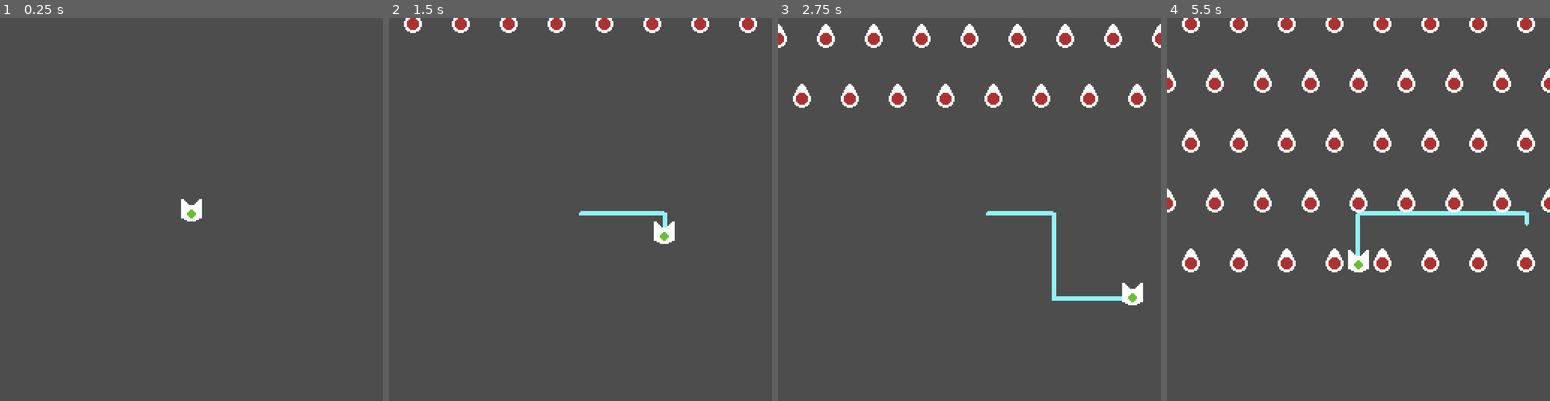
Above: before the commit, frames 1-4 (left to right).
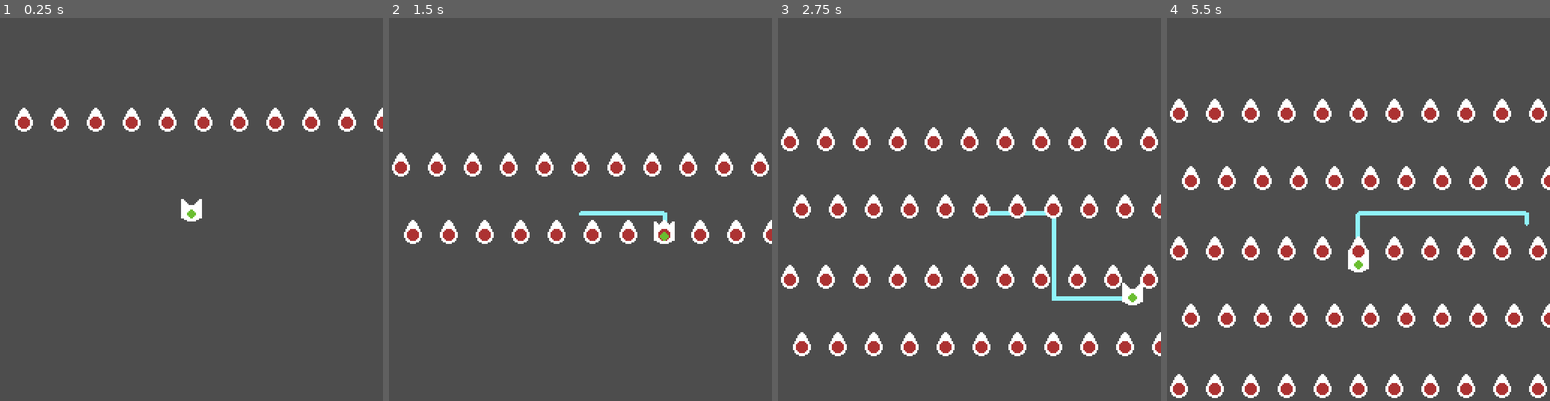
Above: after the commit, the same moments.

Repository: kennethbchen/Bullet-Wrangler-Game
Game: Godot game, scene res://Game.tscn
Same seed, same stepped clock (60 frames per second), same inputs: the game is played once before the commit and once after it.
Inputs (mouse positions are in pixels of both pictures, inside the frame that each line leads up to):
- Up to frame 1 (0.25 s): no input
- Up to frame 2 (1.5 s): move the mouse to (664, 190) at 0.52 s; hold D (Right) 0.53-1.28 s; hold Space (Attack) 0.53-1.28 s; move the mouse to (503, 228) at 1.27 s; hold S (Down) from 1.28 s (still down); tap Space (Attack) at 1.35 s
- Up to frame 3 (2.75 s): move the mouse to (1007, 125) at 2.02 s; release S (Down) at 2.03 s; hold D (Right) from 2.03 s (still down); hold Space (Attack) from 2.03 s (still down)
- Up to frame 4 (5.5 s): move the mouse to (1339, 286) at 2.77 s; release D (Right) at 2.78 s; release Space (Attack) at 2.78 s; hold W (Up) 2.78-3.53 s; tap Space (Attack) at 2.85, 4.35 s; move the mouse to (1473, 266) at 3.52 s; hold Space (Attack) 3.53-4.28 s; hold A (Left) 3.53-5.03 s; right-click (1473, 266) at 4.15 s; move the mouse to (1243, 152) at 4.27 s; move the mouse to (1377, 209) at 5.02 s; hold S (Down) from 5.03 s (still down); hold Space (Attack) from 5.03 s (still down)

The runs differ from the first frame. In frame 1, 2.1% of the frame differs, in the area x 3-100%, y 23-30%; in frame 2, 5.5%; in frame 3, 12%; in frame 4, 18%, in the area x 0-100%, y 0-100%.

Commit message:
Implemented better bullet pattern generator tool

Diff:
--- a/Game.tscn
+++ b/Game.tscn
@@ -10,9 +10,47 @@
 [ext_resource type="PackedScene" uid="uid://bbolx8a630ljg" path="res://Projectile.tscn" id="5_6w3up"]
 [ext_resource type="Script" path="res://Scripts/ProjectileGenerator.gd" id="6_ykelv"]
 [ext_resource type="PackedScene" uid="uid://dxsmy4ea4657t" path="res://LoopHitbox.tscn" id="7_rq6yi"]
+[ext_resource type="Script" path="res://Scripts/Resources/ProjectileGeneratorStep.gd" id="10_ysd5r"]
 
 [sub_resource type="CircleShape2D" id="CircleShape2D_njttx"]
 radius = 3.0
+
+[sub_resource type="Resource" id="Resource_quuhi"]
+script = ExtResource("10_ysd5r")
+skip = true
+spawn_position_parent_path = NodePath("Radial")
+projectile_scene = ExtResource("5_6w3up")
+position_offset = Vector2(0, 0)
+rotation_offset_degrees = -16.2
+spawn_delay = 0.0
+transition_delay = 0.04
+spawn_cycles = 1
+step_cycles = 96
+metadata/_editor_prop_ptr_spawn_position_parent = NodePath("SpawnPoints")
+
+[sub_resource type="Resource" id="Resource_w11ci"]
+script = ExtResource("10_ysd5r")
+skip = false
+spawn_position_parent_path = NodePath("Brick")
+projectile_scene = ExtResource("5_6w3up")
+position_offset = Vector2(8, 0)
+rotation_offset_degrees = 0.0
+spawn_delay = 0.0
+transition_delay = 0.75
+spawn_cycles = 1
+step_cycles = 1
+
+[sub_resource type="Resource" id="Resource_bjoa0"]
+script = ExtResource("10_ysd5r")
+skip = false
+spawn_position_parent_path = NodePath("Brick")
+projectile_scene = ExtResource("5_6w3up")
+position_offset = Vector2(-8, 0)
+rotation_offset_degrees = 0.0
+spawn_delay = 0.0
+transition_delay = 0.75
+spawn_cycles = 1
+step_cycles = 1
 
 [node name="Game" type="Node2D"]
 
@@ -57,57 +95,76 @@
 shape = SubResource("CircleShape2D_njttx")
 
 [node name="ProjectileGenerator" type="Node2D" parent="."]
-position = Vector2(128, -32)
+position = Vector2(128, 48)
 script = ExtResource("6_ykelv")
-projectile_scene = ExtResource("5_6w3up")
-even_offset = Vector2(16, 0)
+run_forever = true
+steps = Array[ExtResource("10_ysd5r")]([SubResource("Resource_quuhi"), SubResource("Resource_w11ci"), SubResource("Resource_bjoa0")])
 
-[node name="DelayTimer" type="Timer" parent="ProjectileGenerator"]
-autostart = true
+[node name="Radial" type="Node2D" parent="ProjectileGenerator"]
+visible = false
 
-[node name="SpawnPoints" type="Node2D" parent="ProjectileGenerator"]
-
-[node name="1" type="Marker2D" parent="ProjectileGenerator/SpawnPoints"]
-position = Vector2(-144, 16)
+[node name="Marker2D" type="Marker2D" parent="ProjectileGenerator/Radial"]
+position = Vector2(0, 8)
 rotation = 1.5708
 
-[node name="2" type="Marker2D" parent="ProjectileGenerator/SpawnPoints"]
-position = Vector2(-112, 16)
+[node name="Marker2D2" type="Marker2D" parent="ProjectileGenerator/Radial"]
+position = Vector2(0, -8)
+rotation = -1.5708
+
+[node name="Brick" type="Node2D" parent="ProjectileGenerator"]
+
+[node name="1" type="Marker2D" parent="ProjectileGenerator/Brick"]
+position = Vector2(-144, 8.00003)
 rotation = 1.5708
 
-[node name="3" type="Marker2D" parent="ProjectileGenerator/SpawnPoints"]
-position = Vector2(-80, 16)
+[node name="2" type="Marker2D" parent="ProjectileGenerator/Brick"]
+position = Vector2(-120, 8.00003)
 rotation = 1.5708
 
-[node name="4" type="Marker2D" parent="ProjectileGenerator/SpawnPoints"]
-position = Vector2(-47.9999, 16.0001)
+[node name="3" type="Marker2D" parent="ProjectileGenerator/Brick"]
+position = Vector2(-96, 8.00003)
 rotation = 1.5708
 
-[node name="5" type="Marker2D" parent="ProjectileGenerator/SpawnPoints"]
-position = Vector2(-15.9999, 16.0001)
+[node name="4" type="Marker2D" parent="ProjectileGenerator/Brick"]
+position = Vector2(-71.9999, 8.00008)
 rotation = 1.5708
 
-[node name="6" type="Marker2D" parent="ProjectileGenerator/SpawnPoints"]
-position = Vector2(16.0001, 16.0001)
+[node name="5" type="Marker2D" parent="ProjectileGenerator/Brick"]
+position = Vector2(-47.9999, 8.00008)
 rotation = 1.5708
 
-[node name="7" type="Marker2D" parent="ProjectileGenerator/SpawnPoints"]
-position = Vector2(48.0001, 16.0001)
+[node name="6" type="Marker2D" parent="ProjectileGenerator/Brick"]
+position = Vector2(-23.9999, 8.00006)
 rotation = 1.5708
 
-[node name="8" type="Marker2D" parent="ProjectileGenerator/SpawnPoints"]
-position = Vector2(80.0001, 16.0001)
+[node name="7" type="Marker2D" parent="ProjectileGenerator/Brick"]
+position = Vector2(6.10352e-05, 8.00006)
 rotation = 1.5708
 
-[node name="9" type="Marker2D" parent="ProjectileGenerator/SpawnPoints"]
-position = Vector2(112, 16.0001)
+[node name="8" type="Marker2D" parent="ProjectileGenerator/Brick"]
+position = Vector2(24.0001, 8.00008)
 rotation = 1.5708
 
-[node name="10" type="Marker2D" parent="ProjectileGenerator/SpawnPoints"]
-position = Vector2(144, 16)
+[node name="9" type="Marker2D" parent="ProjectileGenerator/Brick"]
+position = Vector2(48.0001, 8.00006)
+rotation = 1.5708
+
+[node name="10" type="Marker2D" parent="ProjectileGenerator/Brick"]
+position = Vector2(72.0001, 8.00009)
+rotation = 1.5708
+
+[node name="11" type="Marker2D" parent="ProjectileGenerator/Brick"]
+position = Vector2(96.0001, 8.00009)
+rotation = 1.5708
+
+[node name="12" type="Marker2D" parent="ProjectileGenerator/Brick"]
+position = Vector2(120, 8.00011)
+rotation = 1.5708
+
+[node name="13" type="Marker2D" parent="ProjectileGenerator/Brick"]
+position = Vector2(144, 8)
 rotation = 1.5708
 
 [connection signal="area_entered" from="Player" to="Player" method="_on_area_entered"]
 [connection signal="health_zeroed" from="Player/HealthSystem" to="Player" method="_on_health_zeroed"]
 [connection signal="loop_created" from="Player/AttackSystem/LineDrawer" to="Player/AttackSystem" method="_on_loop_created"]
-[connection signal="timeout" from="ProjectileGenerator/DelayTimer" to="ProjectileGenerator" method="_on_delay_timer_timeout"]
--- a/Projectile.tscn
+++ b/Projectile.tscn
@@ -8,8 +8,6 @@
 
 [node name="Projectile" type="Area2D"]
 script = ExtResource("1_r7twk")
-speed = 40
-lifespan = 8
 
 [node name="Sprite" type="Sprite2D" parent="."]
 position = Vector2(-2, 0)
--- a/ProjectileGeneratorStep.gd
+++ /dev/null
@@ -1,12 +0,0 @@
-extends Resource
-
-class_name ProjectileGeneratorStep
-
-@export var position_offset: Vector2 = Vector2.ZERO
-@export_range(0, 360, 0.1, "degrees") var rotation_offset_degrees: float = 0
-
-@export var spawn_delay: float = 0.5
-@export var transition_delay: float = 1
-
-@export_range(0, 100, 1, "or_greater") var spawn_repeats: int = 1
-@export_range(0, 100, 1, "or_greater") var step_repeats: int = 1
--- a/Scripts/AttackSystem.gd
+++ b/Scripts/AttackSystem.gd
@@ -2,11 +2,11 @@
 
 enum State {IDLE, CHARGED}
 
-@onready var line_drawer := $LineDrawer
-@onready var polygon_generator := $PolygonGenerator
+@onready var line_drawer: = $LineDrawer
+@onready var polygon_generator: = $PolygonGenerator
 
-var current_state : State = State.IDLE
-var current_polygon : PackedVector2Array
+var current_state: State = State.IDLE
+var current_polygon: PackedVector2Array
 
 func _ready():
 	assert(line_drawer != null)
--- a/Scripts/HealthSystem.gd
+++ b/Scripts/HealthSystem.gd
@@ -2,9 +2,9 @@
 
 class_name HealthSystem
 
-@export var max_health : int = 3
+@export var max_health: int = 3
 
-var health : int = max_health
+var health: int = max_health
 
 signal health_changed(max_health, health)
 signal health_zeroed
@@ -12,7 +12,7 @@
 func _ready():
 	health = max_health
 
-func change_health(delta : int):
+func change_health(delta: int):
 
 	if delta == 0: return
 
--- a/Scripts/LineDrawer.gd
+++ b/Scripts/LineDrawer.gd
@@ -2,7 +2,7 @@
 
 @export var enabled: bool = true
 
-@export var tracked_node : Node2D
+@export var tracked_node: Node2D
 
 @export var max_points: int = 20
 
--- a/Scripts/LoopHitbox.gd
+++ b/Scripts/LoopHitbox.gd
@@ -1,6 +1,6 @@
 extends Area2D
 
-@export var lifespan = 0.5
+@export var lifespan: float = 0.5
 
 @onready var polygon_visuals: Polygon2D = $Polygon2D
 @onready var collision_polygon: CollisionPolygon2D = $CollisionPolygon2D
--- a/Scripts/Player.gd
+++ b/Scripts/Player.gd
@@ -1,8 +1,8 @@
 extends Area2D
 
-@export var speed : float = 75
+@export var speed: float = 75
 
-@onready var health_system : HealthSystem = $HealthSystem
+@onready var health_system: HealthSystem = $HealthSystem
 @onready var attack_system = $AttackSystem
 
 var input_dir : Vector2
@@ -32,6 +32,8 @@
 	if Input.is_action_pressed("Attack"):
 		attack_system.try_attack()
 
+
+
 	position += input_dir * speed * delta
 
 func _on_area_entered(area : Area2D):
--- a/Scripts/Projectile.gd
+++ b/Scripts/Projectile.gd
@@ -2,8 +2,8 @@
 
 class_name Projectile
 
-@export var speed = 20
-@export var lifespan = 5
+@export var speed: float = 60
+@export var lifespan: float = 5
 
 func _ready():
 	get_tree().create_timer(lifespan).timeout.connect(queue_free)
--- a/Scripts/ProjectileGenerator.gd
+++ b/Scripts/ProjectileGenerator.gd
@@ -1,36 +1,53 @@
 extends Node2D
 
-@export var projectile_scene: PackedScene
+@export var run_forever = false
 
-@export var spawn_delay: float = 1
+@export var steps: Array[ProjectileGeneratorStep]
 
-@export var even_offset: Vector2
+var running : bool = false
 
-@onready var spawn_point_parent: Node = $SpawnPoints
-
-@onready var delay_timer: Timer = $DelayTimer
+func _ready():
+	pass
 
 
-func _ready():
-	assert(projectile_scene != null)
+func _process(delta):
 
-	delay_timer.wait_time = spawn_delay
-	delay_timer.start()
+	if Input.is_action_just_pressed("DebugSpawn"):
+		start()
 
-func _process(delta):
-	pass
+	if run_forever and not running:
+		start()
 
-func _on_delay_timer_timeout():
+func start():
 
-	for child in spawn_point_parent.get_children():
+	if running: return
 
-		var new_projectile = projectile_scene.instantiate()
-		get_tree().root.add_child(new_projectile)
-		new_projectile.global_position = child.global_position
-		new_projectile.rotation = child.rotation
+	running = true
+	for step in steps:
+
+		if step.skip:
+			continue
+
+		var spawn_pos_parent = get_node(step.spawn_position_parent_path)
+
+		for step_cycle in range(0, step.step_cycles):
+
+			# Apply transform offsets
+			spawn_pos_parent.position += step.position_offset
+			spawn_pos_parent.rotation_degrees += step.rotation_offset_degrees
+
+			for spawn_cycle in range(0, step.spawn_cycles):
+
+				for spawn_point in spawn_pos_parent.get_children():
+					var new_projectile = step.projectile_scene.instantiate()
+					get_tree().root.add_child(new_projectile)
+					new_projectile.global_position = spawn_point.global_position
+					new_projectile.rotation = spawn_point.global_rotation
+
+				await get_tree().create_timer(step.spawn_delay).timeout
 
 
-	if spawn_point_parent.position == Vector2.ZERO:
-		spawn_point_parent.position = even_offset
-	else:
-		spawn_point_parent.position = Vector2.ZERO
+
+			await get_tree().create_timer(step.transition_delay).timeout
+
+	running = false
--- /dev/null
+++ b/Scripts/Resources/ProjectileGeneratorStep.gd
@@ -0,0 +1,27 @@
+extends Resource
+
+class_name ProjectileGeneratorStep
+
+@export var skip: bool = false
+@export_group("Nodes")
+
+# Exporting NodePath instead of Node2D is a workaround because
+# this resource is loaded before the spawn_positions, meaning they are incorrectly null at runtime
+@export var spawn_position_parent_path: NodePath
+@export var projectile_scene: PackedScene
+
+@export_group("Transform Offset")
+@export var position_offset: Vector2 = Vector2.ZERO
+@export_range(-360.0, 360.0, 0.1, "degrees") var rotation_offset_degrees: float = 0
+
+@export_group("Delay Parameters")
+@export var spawn_delay: float = 0
+@export var transition_delay: float = 1
+
+@export_group("Repeat Parameters")
+@export_range(1, 100, 1, "or_greater") var spawn_cycles: int = 1
+@export_range(1, 100, 1, "or_greater") var step_cycles: int = 1
+
+func _ready():
+	assert(spawn_position_parent_path is NodePath)
+	assert(projectile_scene != null)
--- a/project.godot
+++ b/project.godot
@@ -54,6 +54,11 @@
 "events": [Object(InputEventKey,"resource_local_to_scene":false,"resource_name":"","device":-1,"window_id":0,"alt_pressed":false,"shift_pressed":false,"ctrl_pressed":false,"meta_pressed":false,"pressed":false,"keycode":0,"physical_keycode":32,"key_label":0,"unicode":32,"echo":false,"script":null)
 ]
 }
+DebugSpawn={
+"deadzone": 0.5,
+"events": [Object(InputEventMouseButton,"resource_local_to_scene":false,"resource_name":"","device":-1,"window_id":0,"alt_pressed":false,"shift_pressed":false,"ctrl_pressed":false,"meta_pressed":false,"button_mask":0,"position":Vector2(0, 0),"global_position":Vector2(0, 0),"factor":1.0,"button_index":2,"pressed":false,"double_click":false,"script":null)
+]
+}
 
 [rendering]
 
Not shown: 1 places in Game.tscn that only renumber resources
